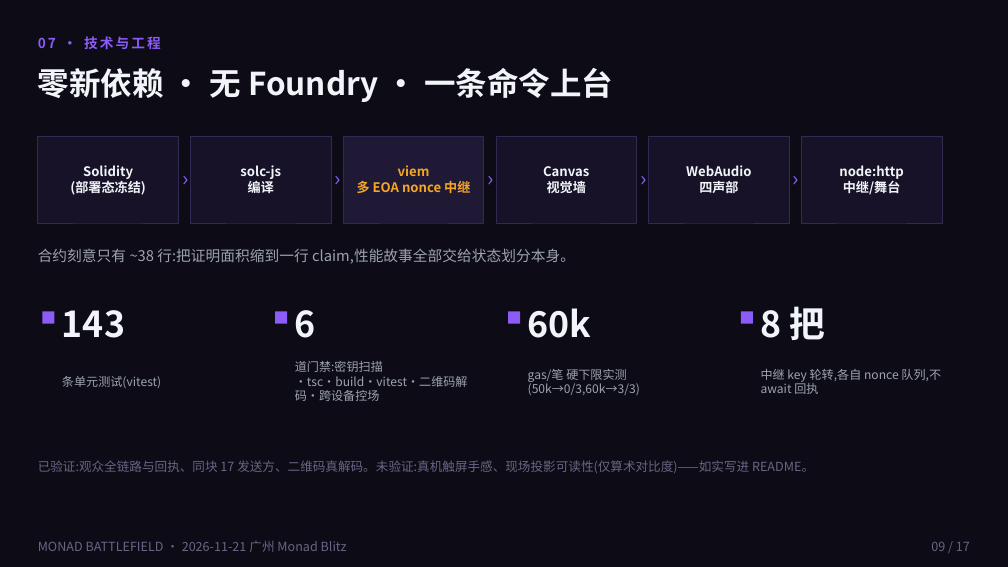
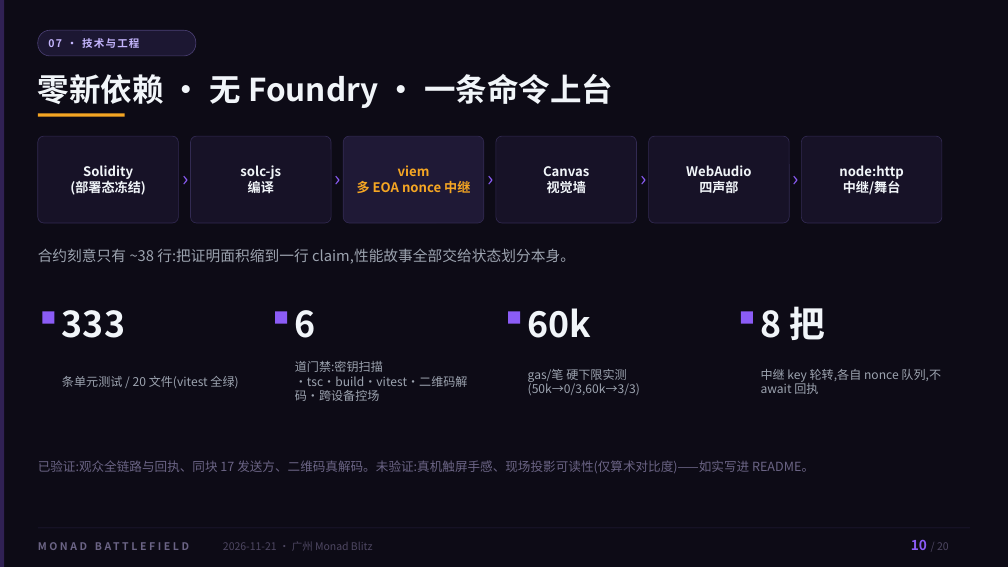
Before and after one commit to NaIWaniubi/monad-battlefield, a slide deck: slide 10 of deck/monad-battlefield.pptx (slide 9 before the commit). Drawn at 1008x567 pixels with LibreOffice and Linux fonts; fonts in the diff are those of the drawing. Boxes give left, top, right and bottom in pixels: in the first picture for what was removed or moved away, otherwise in the second. Text is boxed around its words. In the diff, an @@ line names an element or a change of style, - is before the commit and + after.

Commit message:
sync final: 落格 Alight deck (18→20 slides, GIF demos, Monad slide), crowd/demo build, loop GIFs

```diff
--- a/deck/monad-battlefield.pptx
+++ b/deck/monad-battlefield.pptx
@@ rectangle added at [0, 0, 5, 567], fill #8B5CF6 at 28% opacity @@
@@ rounded rectangle added at [38, 30, 196, 56], fill #1F1936 at 88% opacity, outline #4A3F73 0.6 pt @@
@@ text "07 · 技术与工程": place and size @@
-text "07 · 技术与工程" at [38, 36, 161, 50]
+text "07 · 技术与工程" at [48, 38, 139, 48]
@@ text "07 · 技术与工程" at [48, 38, 139, 48]: size 13 to 10 pt, text colour #8B5CF6 to #C4B5FD, letter spacing 2 to 1.2 pt @@
@@ text "零新依赖 · 无 Foundry · ...": place and size @@
-text "零新依赖 · 无 Foundry · ..." at [38, 68, 613, 102]
+text "零新依赖 · 无 Foundry · ..." at [38, 74, 613, 108]
@@ rectangle added at [38, 113, 125, 116], fill #F5A623 @@
@@ rectangle removed at [38, 136, 178, 223] @@
@@ rounded rectangle added at [38, 136, 178, 223], fill #171227, outline #322A52 0.6 pt @@
@@ rectangle removed at [191, 136, 331, 223] @@
@@ rounded rectangle added at [191, 136, 331, 223], fill #171227, outline #322A52 0.6 pt @@
@@ rectangle removed at [343, 136, 484, 223] @@
@@ rounded rectangle added at [343, 136, 484, 223], fill #1F1936, outline #322A52 0.6 pt @@
@@ rectangle removed at [496, 136, 637, 223] @@
@@ rounded rectangle added at [496, 136, 637, 223], fill #171227, outline #322A52 0.6 pt @@
@@ rectangle removed at [649, 136, 789, 223] @@
@@ rounded rectangle added at [649, 136, 789, 223], fill #171227, outline #322A52 0.6 pt @@
@@ rectangle removed at [802, 136, 942, 223] @@
@@ rounded rectangle added at [802, 136, 942, 223], fill #171227, outline #322A52 0.6 pt @@
@@ text at [62, 310, 125, 338]: text changed @@
-143
+333
@@ text at [62, 376, 238, 388]: text changed @@
-条单元测试(vitest)
+条单元测试 / 20 文件(vitest 全绿)
@@ rectangle added at [38, 528, 970, 529], fill #322A52 at 75% opacity @@
@@ text added at [38, 535, 219, 557], 10 pt, text #6B6485, bold @@
+MONAD BATTLEFIELD
@@ text added at [911, 539, 927, 550], 13 pt, text #8B5CF6, bold @@
+10
@@ text at [223, 542, 373, 550]: text changed; size 12 to 10 pt; text colour #6B6485 to #4E4762 @@
-MONAD BATTLEFIELD · 2026-11-21 广州 Monad Blitz
+2026-11-21 · 广州 Monad Blitz
@@ text removed at [931, 542, 970, 551] @@
-09 / 17
@@ text added at [937, 542, 949, 550], 10 pt, text #4E4762 @@
+/ 20
```
Also in this commit, not shown: 15 other slides changed, 4 slides added, 1 slide removed, 4 other files.
